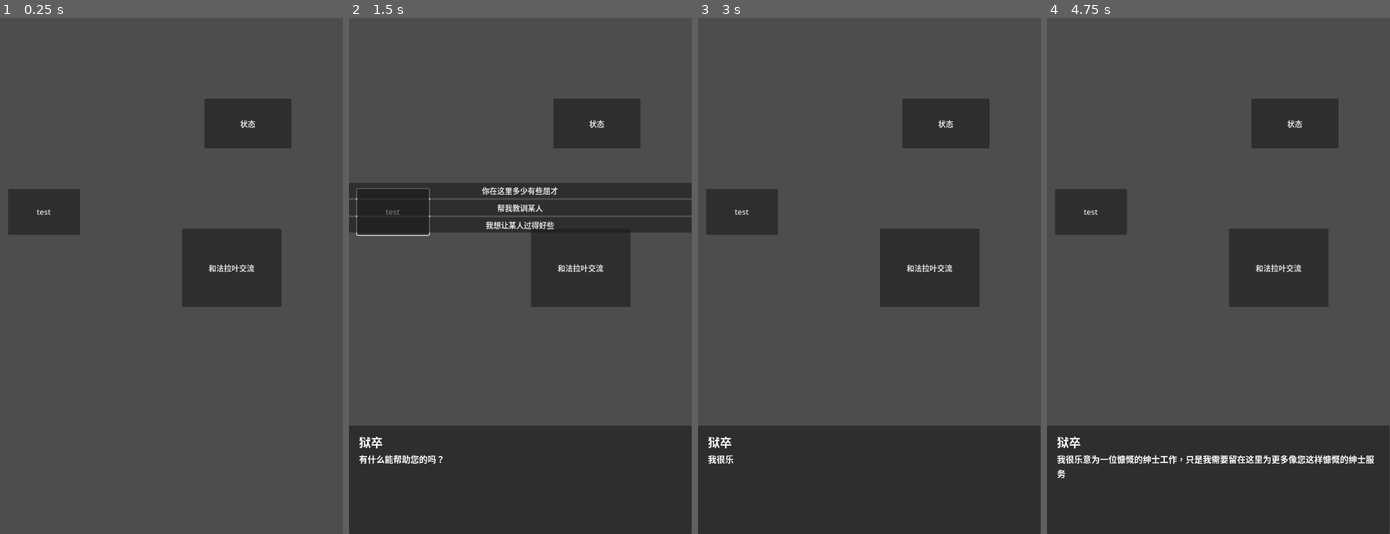
Above: before the commit, frames 1-4 (left to right).
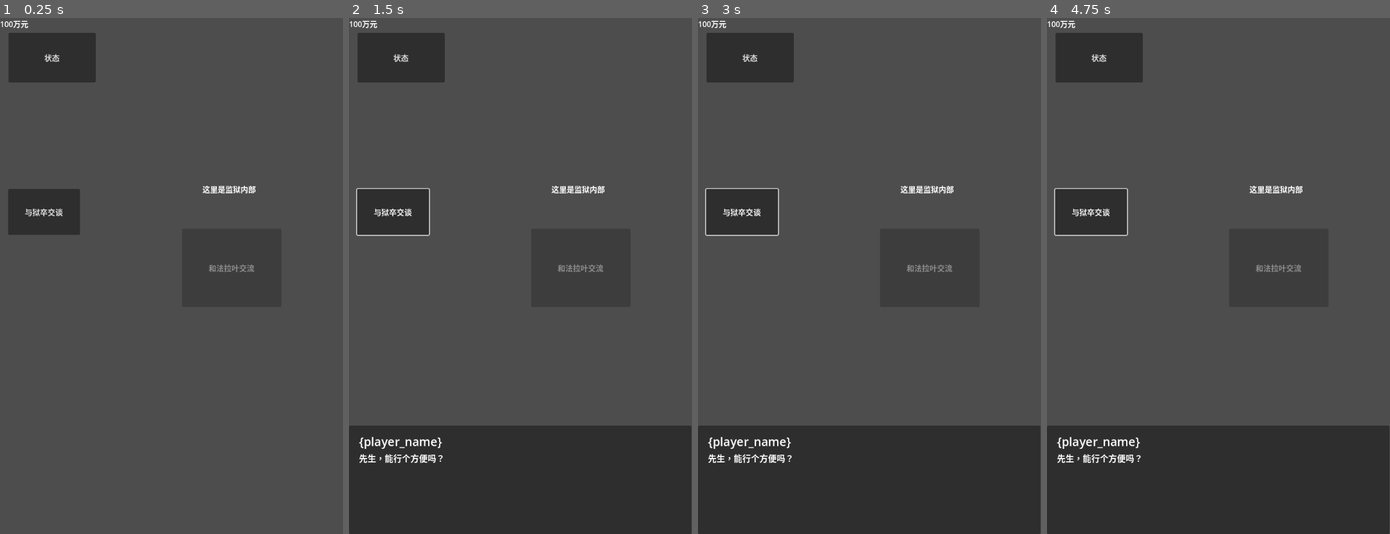
Above: after the commit, the same moments.

Repository: monsteriormaster/endeavor
Game: Godot game, scene res://debug/debug10.tscn
Two runs of this game, one before a commit and one after it. Both use one fixed random seed, a clock stepped at 60 frames per second and the inputs below. This scene is started directly instead of the project's main scene.
Inputs (mouse positions are in pixels of both pictures, inside the frame that each line leads up to):
- Up to frame 1 (0.25 s): no input
- Up to frame 2 (1.5 s): click "test" (after the commit: "与狱卒交谈") at 0.5 s; click "状态" at 1.25 s
- Up to frame 3 (3 s): click (931, 265) at 2 s, where only the run before the commit has a clickable "和法拉叶交流"; click (869, 188) at 2.75 s, where only the run before the commit has a clickable "你在这里多少有些屈才"
- Up to frame 4 (4.75 s): click "test" (after the commit: "与狱卒交谈") at 3.5 s; click "状态" at 4.25 s

The runs differ from the first frame. In frame 1, 5.3% of the frame differs, in the area x 0-85%, y 0-50%; in frame 2, 13%, in the area x 0-100%, y 0-87%; in frame 3, 5.9%; in frame 4, 6.7%.

Commit message:
feat 添加了全局信号 修复了重复触发对话框的bug 添加了部分监狱剧情，可以在debug10.tscn中体验剧情

Diff:
--- a/components/dialogue_ui.gd
+++ b/components/dialogue_ui.gd
@@ -4,6 +4,7 @@
 @export var character_name_text : Label
 @export var text_box : Label
 @export var option_box : VBoxContainer
+
 
 var main_dialogue : DialogueGroup
 
@@ -16,12 +17,15 @@
 	main_dialogue = dialogue_group
 	dialogue_index = 0
 	visible = true
+	EventSignal.emit_signal('dialogue_finished')
 	display_next_dialogue()
 
 
 func display_next_dialogue():
 	if dialogue_index == -1:
+		Player.is_dialogue_exist = false
 		visible = false
+		emit_signal("dialogue_finished")
 		return
 
 	clear_options()
@@ -44,8 +48,9 @@
 		if dialogue.is_option == false:
 			typing_tween.tween_callback(func(): dialogue_index = dialogue.next)
 
-	if dialogue.effect != '':
-		print(dialogue.effect)
+
+	if dialogue.effect != '' && !dialogue.is_effect_excute:
+		dialogue.is_effect_excute = true
 		deal_effect(dialogue.effect)
 
 	if dialogue.is_option:
@@ -61,7 +66,7 @@
 		if option["is_ava"]:
 			var option_label = Button.new()
 			option_label.text = option.text
-			option_label.pressed.connect(on_option_entered.bind(option.next))
+			option_label.pressed.connect(on_option_entered.bind(option.effect,option.next))
 			option_box.add_child(option_label)
 		else:
 			var option_label = Button.new()
@@ -79,7 +84,9 @@
 		display_next_dialogue()
 
 
-func on_option_entered(next:int):
+func on_option_entered(effect,next:int):
+	if effect != "":
+		deal_effect(effect)
 	dialogue_index = next
 	display_next_dialogue()
 
@@ -90,43 +97,42 @@
 
 
 func deal_effect(dialogue_effects):
-	var effects = dialogue_effects.split("；")
-	print(effects)
+	var effects = dialogue_effects.split(";")
+
 	for effect in effects:
 
 		effect = effect.strip_edges()
 		if effect == "":
 			continue
 
-		if effect.begins_with("获得 "):
+		if effect.begins_with("获得 tag"):
 			var tag = effect.get_slice("tag ", 1)
 			if tag not in Player.player_tags:
 				Player.player_tags.append(tag)
 
 
-		elif effect.contains(" 获得 "):
-			var parts = effect.split(" 获得 ")
+		elif effect.contains(" 获得 tag"):
+			var parts = effect.split(" 获得 tag")
 			var character = parts[0].strip_edges()
-			var tag = parts[1].strip_edges()
+			var tags_union = parts[1].strip_edges()
 			if character not in Player.npc:
 				Player.npc[character]={}
 			if 'tags' not in Player.npc[character]:
-				Player.npc[character]['tags'
-				]=[]
-			if tag not in Player.npc[character]["tags"]:
-				Player.npc[character]["tags"].append(tag)
+				Player.npc[character]['tags']=[]
+			var tags_union_clean = tags_union.replace("，", ",").strip_edges()
+			var tags = tags_union_clean.split(",")
+			for tag in tags:
+				if tag not in Player.npc[character]["tags"]:
+					Player.npc[character]["tags"].append(tag)
 
 		elif effect.begins_with("money "):
 			var getting = effect.get_slice("money ", 1)
 			var parts = getting.split(" ")
-			var pd = parts[1].strip_edges()
-			var value = int(parts[2].strip_edges())
+			var pd = parts[0].strip_edges()
+			var value = int(parts[1].strip_edges())
 			if pd == '-':
 				value *= -1
 			Player.player_money += value
-
-
-
 
 
 func translate_condition(condition: String) -> String:
--- a/debug/debug10.tscn
+++ b/debug/debug10.tscn
@@ -10,14 +10,14 @@
 offset_top = 358.0
 offset_right = 168.0
 offset_bottom = 454.0
-text = "test
+text = "与狱卒交谈
 "
 
 [node name="Button2" type="Button" parent="."]
-offset_left = 429.0
-offset_top = 169.0
-offset_right = 612.0
-offset_bottom = 273.0
+offset_left = 18.0
+offset_top = 31.0
+offset_right = 201.0
+offset_bottom = 135.0
 text = "状态
 "
 
@@ -29,6 +29,17 @@
 text = "和法拉叶交流
 "
 
+[node name="Label" type="Label" parent="."]
+offset_left = 425.0
+offset_top = 346.0
+offset_right = 537.0
+offset_bottom = 389.0
+text = "这里是监狱内部"
+
+[node name="money" type="Label" parent="."]
+offset_right = 40.0
+offset_bottom = 23.0
+
 [connection signal="pressed" from="Button" to="." method="_on_button_pressed"]
 [connection signal="pressed" from="Button2" to="." method="_on_button_2_pressed"]
 [connection signal="pressed" from="Button3" to="." method="_on_button_3_pressed"]
--- a/debug/debug_10.gd
+++ b/debug/debug_10.gd
@@ -1,14 +1,48 @@
 extends Node2D
+
+func _ready():
+	$Button3.disabled = true
+	EventSignal.dialogue_finished.connect(unlock_button)
+
+
+func _process(_delta):
+	$money.text = str(Player.player_money) + "万元"
 
 
 
 func _on_button_pressed():
-	PlotImporter.add_plot("res://resoures/plot/rite/prison.json","50万后再次与狱卒交谈")
+	if "进入监狱许可" in Player.player_tags:
+		if "狱卒" in  Player.npc:
+			if '贿赂' in Player.npc["狱卒"]["tags"]:
+				PlotImporter.add_plot("res://resoures/plot/rite/prison.json","50万后再次与狱卒交谈")
+				return
+		else:
+			print("触发了10万对话")
+			PlotImporter.add_plot("res://resoures/plot/rite/prison.json","10万后再次与狱卒交谈")
+			return
+
+
+	PlotImporter.add_plot("res://resoures/plot/rite/prison.json","与狱卒第一次交流")
 
 
 func _on_button_2_pressed():
+	print("检查状态")
 	print(Player.player_tags)
+	print(Player.npc)
+	print(Player.player_money)
+	print('\n')
+
+func _on_button_3_pressed():
+	if "法拉叶" in  Player.npc:
+		if '惩戒与伤痕' in Player.npc["法拉叶"]["tags"]:
+			PlotImporter.add_plot("res://resoures/plot/rite/prison.json","伤痕后与法拉叶的交流")
+			return
+		else:
+			if '惬意' in Player.npc["法拉叶"]["tags"]:
+				PlotImporter.add_plot("res://resoures/plot/rite/prison.json","惬意后与法拉叶的交流")
+	PlotImporter.add_plot("res://resoures/plot/rite/prison.json","与法拉叶的第一次交流")
 
 
-func _on_button_3_pressed():
-	PlotImporter.add_plot("res://resoures/plot/rite/prison.json","与法拉叶的第一次交流")
+func unlock_button():
+		if "进入监狱许可" in Player.player_tags:
+			$Button3.disabled = false
--- a/project.godot
+++ b/project.godot
@@ -19,6 +19,7 @@
 Player="*res://script/player.gd"
 PlotImporter="*res://script/plot_importer.gd"
 SaveLoader="*res://script/save_loader.gd"
+EventSignal="*res://script/event_signal.gd"
 
 [display]
 
--- a/resoures/characters.json
+++ b/resoures/characters.json
@@ -6,7 +6,7 @@
 	"app": 0,
 	"str": 0,
 	"bod": 0,
-	"tags": {},
+	"tags": [],
 	"equipment": {},
 	"description": "曾热爱艺术，家庭发生变故后，不得已继承家业放弃梦想。不过野心依旧。",
 	},
@@ -18,10 +18,24 @@
 	"app": 6,
 	"str": 7,
 	"bod": 4,
-	"tags": {"侠义": 1},
+	"tags": ["侠义"],
 	"equipment": {
 		"weapon": "多功能军刀"
 		},
 	"description": "一个沉默寡言的男人，手上把玩着多功能军刀",
-	}
+	},
+
+	"Sansi": {
+	"name": "衫斯",
+	"gender": "男",
+	"int": 8,
+	"app": 5,
+	"str": 3,
+	"bod": 4,
+	"tags": ["学习"],
+	"equipment": {
+		"jewelry": "章鱼尾人身塑像"
+		},
+	"description": "一个沉默寡言的男人，手上把玩着多功能军刀",
+	},
 }
--- a/resoures/equipment.json
+++ b/resoures/equipment.json
@@ -1,8 +1,14 @@
 {
 	"多功能军刀":{
 		"name": "多功能军刀",
-		"effrct": "str +1",
+		"effrct": "str + 1",
 		"description": "我不知道啊，我没玩过",
 		"class" : "weapon"
 	} ,
+	"章鱼尾人身塑像":{
+		"name": "章鱼尾人身塑像",
+		"effrct": "app + 1;灵感鉴定优势",
+		"description": "有些破旧的塑像，承载了故乡的思念。“潮汐终会落下，海洋的子民终会回到大海。”",
+		"class" : "jewelr"
+	} ,
 }
--- a/resoures/plot/rite/prison.json
+++ b/resoures/plot/rite/prison.json
@@ -39,7 +39,7 @@
 			"name":"狱卒",
 			"text":"请不要质疑我的职业操守。",
 			"is_option": false,
-			"effect":"money +1",
+			"effect":"money + 1",
 			"next": -1,
 		},
 		"3th":{
@@ -143,14 +143,14 @@
 			"name":"狱卒",
 			"text":"感谢您的慷慨。",
 			"is_option": false,
-			"effect": "狱卒 获得 tag 使用中；法拉叶 获得 tag 使用中，惬意",
+			"effect": "狱卒 获得 tag 使用中;法拉叶 获得 tag 使用中，惬意",
 			"next": -1,
 		},
 		"6th":{
 			"name":"狱卒",
 			"text":"感谢您的慷慨。",
 			"is_option": false,
-			"effect": "狱卒 获得 tag 使用中；衫斯 获得 tag 使用中，惬意",
+			"effect": "狱卒 获得 tag 使用中;衫斯 获得 tag 使用中，惬意",
 			"next": -1,
 		},
 		"7th":{
@@ -200,7 +200,7 @@
 		},
 		"5th":{
 			"name":"",
-			"text":"他说是被冤枉的，你知道这个国家的警察的靠谱程度和贿赂成正比，可是到底应该有一点下限。",
+			"text":"他说是被冤枉的，你知道这个国家的警察的靠谱程度和贿赂成正比，可是他们到底不会多管闲事。",
 			"is_option": false,
 			"next": 6,
 		},
@@ -271,5 +271,255 @@
 		},
 	},
 
+	"伤痕后与法拉叶的交流":{
+		"0th":{
+			"name":"法拉叶",
+			"text":"哦，你又来看我笑话了吗？",
+			"next":1,
+		},
+		"1th":{
+			"name":"",
+			"text":"法拉叶的脸上多了一道长长的伤疤，穿过鼻子横亘在眼睛下，眼睛仍然有光",
+			"is_option": false,
+			"next": 2,
+		},
+		"2th":{
+			"name":"{player_name}",
+			"text":"驯服似乎是一个好玩的游戏。",
+			"is_option": true,
+			"options":[
+				{
+					"text":"这是你应得的",
+					"next":3,
+				},
+
+				{
+					"condition":"tag 知道法拉叶的事迹",
+					"text":"我听说了你，要不要做我的手下做事。",
+					"next":5,
+				},
+				{
+					"text":"很抱歉看见你这样，我会带你出去的。",
+					"next":6,
+				},
+			],
+		},
+		"3th":{
+			"name":"{player_name}",
+			"text":"你冒犯了我，这是你应得的惩罚。",
+			"is_option": false,
+			"next": 4,
+		},
+		"4th":{
+			"name":"",
+			"text":"法拉叶一言不发，只是盯着你。",
+			"effect":"法拉叶 获得 tag 恶意",
+			"is_option": false,
+			"next": -1,
+		},
+		"5th":{
+			"name":"法拉叶",
+			"text":"先生，如果我和你是在咖啡馆或者其他什么地方，我会对为你做事很感兴趣。可是......",
+			"is_option": false,
+			"next": -1,
+		},
+		"6th":{
+			"name":"法拉叶",
+			"text":"收起你过剩的好心吧，哪怕只是让我安安静静地歇一会儿也行。",
+			"is_option": false,
+			"effect":"",
+			"next": -1,
+		},
+	},
+
+	"2-5伤痕且法拉叶有恶意时与法拉叶的交流":{
+		"0th":{
+			"name":"",
+			"text":"法拉叶冷冷地注释你",
+			"next":-1,
+		},
+	},
+
+	"6伤痕且有法拉叶有恶意时与法拉叶的交流":{
+		"0th":{
+			"name":"法拉叶",
+			"text":"你就没有比折腾我更重要的事了吗？",
+			"next":1,
+		},
+		"1th":{
+			"name":"",
+			"text":"法拉叶的身体堆积了太多新伤旧疤，长期在牢狱受辱，终于摧毁了他眼里的光。",
+			"next":2,
+		},
+		"2th":{
+			"name":"",
+			"text":"法拉叶的身体堆积了太多新伤旧疤。长期的牢狱受辱，终于摧毁了他眼里的光。",
+			"next":2,
+		},
+		"3th":{
+			"name":"法拉叶",
+			"text":"先生，你想做什么呢？",
+			"is_option": true,
+			"options":[
+				{
+					"text":"我需要一条听话的狗。",
+					"next":4,
+				},
+
+				{
+					"text":"只是兴趣使然罢了。",
+					"next":5,
+				},
+				{
+					"text":"忽然感到无趣",
+					"next":6,
+				},
+				{
+					"condition":"tags: 灵感",
+					"text":"悄然收集这份祭品",
+					"next":7,
+				}
+			],
+		},
+		"4th":{
+			"name":"法拉叶",
+			"text":"如果您能让我出去。",
+			"effect":"法拉叶 获得 tag 绝望的妥协",
+			"next":-1,
+		},
+		"5th":{
+			"name":"法拉叶",
+			"text":"呵",
+			"effect":"法拉叶 获得 tag 绝望的妥协",
+			"next":6,
+		},
+		"6th":{
+			"name":"",
+			"text":"你离开几天后，听说法拉叶死在狱中，不过这都与你无关了。",
+			"effect":"法拉叶 获得 tag 死亡",
+			"next":-1,
+		},
+		"7th":{
+			"name":"",
+			"text":"你离开几天后，听说法拉叶死在狱中，不过这都与你无关了。",
+			"effect":" 获得 物品 折断的桀骜",
+			"next":-1,
+		},
+	},
+
+	"伤痕后与法拉叶的交流":{
+		"0th":{
+			"name":"法拉叶",
+			"text":"哦，你又来看我笑话了吗？",
+			"next":1,
+		},
+		"1th":{
+			"name":"",
+			"text":"法拉叶的脸上多了一道长长的伤疤，穿过鼻子横亘在眼睛下，眼睛仍然有光",
+			"is_option": false,
+			"next": 2,
+		},
+		"2th":{
+			"name":"{player_name}",
+			"text":"驯服似乎是一个好玩的游戏。",
+			"is_option": true,
+			"options":[
+				{
+					"text":"这是你应得的",
+					"next":3,
+				},
+
+				{
+					"condition":"tag 知道法拉叶的事迹",
+					"text":"我听说了你，要不要做我的手下做事。",
+					"next":5,
+				},
+				{
+					"text":"很抱歉看见你这样，我会带你出去的。",
+					"next":6,
+				},
+			],
+		},
+		"3th":{
+			"name":"{player_name}",
+			"text":"你冒犯了我，这是你应得的惩罚。",
+			"is_option": false,
+			"next": 4,
+		},
+		"4th":{
+			"name":"",
+			"text":"法拉叶一言不发，只是盯着你。",
+			"effect":"法拉叶 获得 tag 恶意",
+			"is_option": false,
+			"next": -1,
+		},
+		"5th":{
+			"name":"法拉叶",
+			"text":"先生，如果我和你是在咖啡馆或者其他什么地方，我会对为你做事很感兴趣。可是......",
+			"is_option": false,
+			"next": -1,
+		},
+		"6th":{
+			"name":"法拉叶",
+			"text":"收起你过剩的好心吧，哪怕只是让我安安静静地歇一会儿也行。",
+			"is_option": false,
+			"effect":"",
+			"next": -1,
+		},
+	},
+
+	"惬意后与法拉叶的交流":{
+		"0th":{
+			"name":"法拉叶",
+			"text":"是你啊先生，最近吃得不错。是你做了什么吧。",
+			"next":1,
+		},
+		"1th":{
+			"name":"{player_name}",
+			"text":"某种意义上他吃得比你好，毕竟虽然你是贵族平时也不会几天吃5万元。",
+			"is_option": true,
+			"options":[
+				{
+					"text":"举手之劳。",
+					"next":2,
+				},
+				{
+					"text":"应该的，毕竟是5万呢。",
+					"next":5,
+				}
+			],
+		},
+		"2th":{
+			"name":"法拉叶",
+			"text":"所以你想带我出去是真的？我似乎被盯上了，正规途径不大好出去。大概只有越狱了。",
+			"next":3,
+		},
+		"3th":{
+			"name":"{player_name}",
+			"text":"你有什么计划吗？",
+			"next":4,
+		},
+		"4th":{
+			"name":"法拉叶",
+			"text":"（嘴角和太阳肩并肩）我已经摸清了监狱的作息，以及周围的地形。缺一些工具和接应。（递给了你一张写了一些小物件名字的纸条）",
+			"next":7,
+			"effect":"获得 tag 知晓越狱所需工具",
+		},
+		"5th":{
+			"name":"法拉叶",
+			"text":"大恩大德，无以为报。",
+			"next":6,
+		},
+		"6th":{
+			"name":"{player_name}",
+			"text":"我相信你值得这笔投资。",
+			"next":2,
+		},
+		"7th":{
+			"name":"法拉叶",
+			"text":"等你把工具带给我，我就可以准备越狱了，我会在这段时间里做好准备的。",
+			"next":-1,
+		},
+	},
 
 }
--- a/script/dialogue.gd
+++ b/script/dialogue.gd
@@ -9,3 +9,4 @@
 @export var options = []
 @export var next := -1
 @export var effect := ""
+@export var is_effect_excute := false
--- /dev/null
+++ b/script/event_signal.gd
@@ -0,0 +1,3 @@
+extends Node
+
+signal dialogue_finished
--- a/script/player.gd
+++ b/script/player.gd
@@ -8,7 +8,7 @@
 @export_group("player")
 @export var player_age =16.0
 #用于定义时间相关的事件
-@export var player_money =30
+@export var player_money =100
 @export var player_app_fact =""
 @export var player_name ="请输入你的名字"
 
@@ -25,9 +25,8 @@
 @export var gift_att = 60
 
 @export_group("others")
-@export var partner = {}#伙伴
 @export var development = {}#剧情发展情况
-@export var npc = {}#其他角色
+@export var npc = {}#其他角色，包括伙伴，伙伴仅仅多一个追随的标签
 
 @export_group("kid")
 @export var child_name : String
@@ -42,6 +41,8 @@
 	#
 	#"学习":{"description":"苟日新，日日新。"},
 #}
+
+@export var is_dialogue_exist := false
 
 #属性改变函数
 func change_int(value:int):
--- a/script/plot_importer.gd
+++ b/script/plot_importer.gd
@@ -11,6 +11,9 @@
 const UI = 'res://components/dialogue_ui.tscn'
 
 func add_plot(file_path:String, plot_name:String):
+	if Player.is_dialogue_exist:
+		return
+	Player.is_dialogue_exist = true
 	var plot =find_plot(load_json(file_path),plot_name)
 	execute_dialogue(plot)
 
@@ -85,7 +88,6 @@
 			var tag_list = group.get_slice("tags: ", 1)
 			var required_tags = tag_list.split("，")
 			for tag in required_tags:
-				print(Player.player_tags)
 				if tag not in Player.player_tags:
 					return false
 
Not shown, added: script/event_signal.gd.uid
